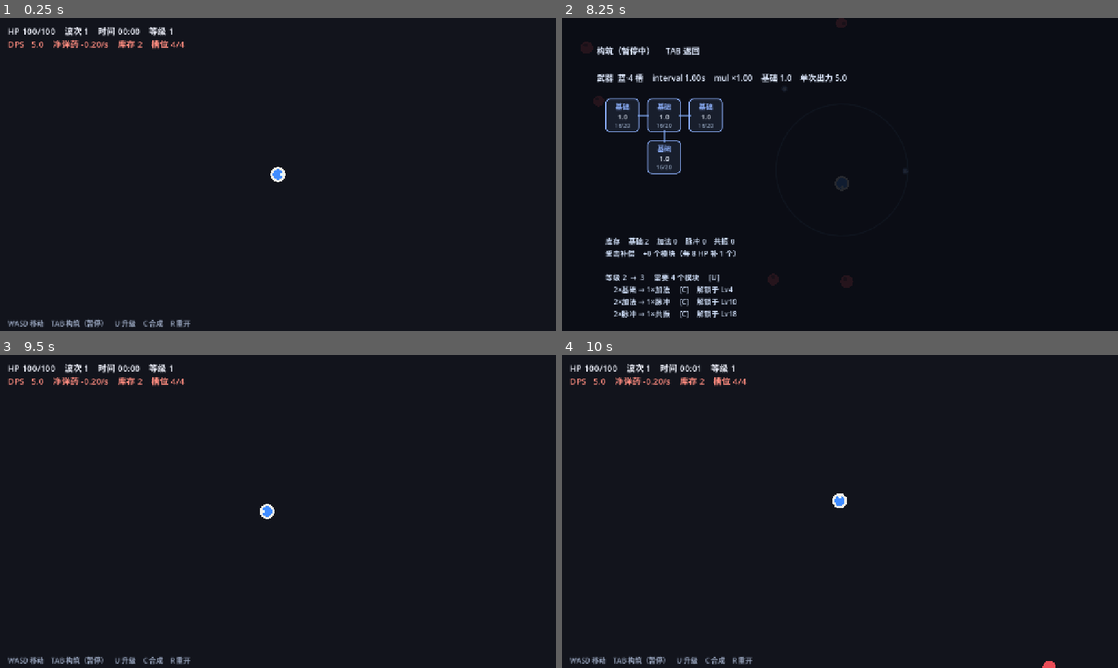
Above: before the commit, frames 1-4 (two rows, left to right).
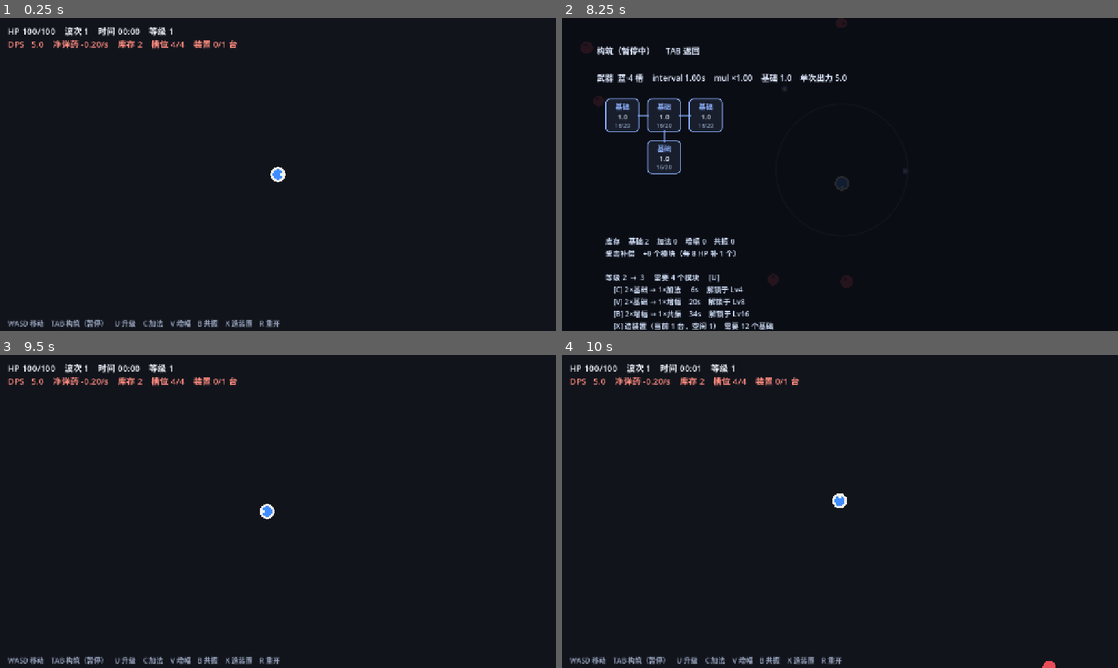
Above: after the commit, the same moments.

Repository: M1suK1/weapon-build-survivor
Game: Godot game, scene res://scenes/main.tscn
The game is run twice, just before and just after one commit, with the same random seed, the same clock (stepped at 60 frames per second) and the same inputs.
Inputs:
- Up to frame 1 (0.25 s): no input
- Up to frame 2 (8.25 s): tap Enter at 0.5 s; hold D 0.53-1.28 s; tap V at 0.6, 3.8, 4.35, 7.55 s; tap B at 0.8, 1.35, 4.55, 5.1 s; tap Space at 1.25 s; hold S 1.28-2.03 s; tap X at 1.55, 2.1, 5.3, 5.85 s; hold D 2.03-2.78 s; tap C at 2.3, 2.85, 6.05, 6.6 s; hold W 2.78-3.53 s; tap U at 3.05, 3.6, 6.8, 7.35 s; hold A 3.53-5.03 s; hold S 5.03-5.78 s; hold D 5.78-6.53 s; hold W 6.53-7.28 s; hold D 7.28-8.03 s; hold S from 8.03 s (still down); tap Tab at 8.1 s
- Up to frame 3 (9.5 s): tap B at 8.3 s; release S at 8.78 s; hold A from 8.78 s (still down); tap R at 8.85 s; tap X at 9.05 s
- Up to frame 4 (10 s): tap Enter at 9.5 s; release A at 9.53 s; hold W from 9.53 s (still down); tap V at 9.6 s; tap C at 9.8 s

The runs differ from the first frame. In frame 1, 0.4% of the frame differs, in the area x 26-51%, y 7-99%; in frame 2, 1.6%, in the area x 9-38%, y 70-100%; in frame 3, 0.4%; in frame 4, 0.4%.

Commit message:
feat: 合成装置——可反复制造，每台提供 1 个并行合成位

Diff:
--- a/scripts/game.gd
+++ b/scripts/game.gd
@@ -1,18 +1,28 @@
 extends Node2D
 ## 主控制器：刷怪、开火、掉落、构筑、HUD。
 
+## 模块表。tier 1 基础 / 2 加法 / 3 增幅（与加法同级，靠合成时间区分）/ 4 共振
+## 增幅自身不出力（rate 0），每次开火把 boost 加到相邻模块的最终输出上
 const TIERS := {
 	1: {"rate": 1.0, "uses": 20.0, "name": "基础", "color": Color(0.56, 0.70, 1.0)},
 	2: {"rate": 3.0, "uses": 24.0, "name": "加法", "color": Color(0.49, 0.94, 0.66)},
-	3: {"rate": 9.0, "uses": 28.0, "name": "脉冲", "color": Color(0.36, 0.88, 0.82)},
+	3: {"rate": 0.0, "uses": 60.0, "name": "增幅", "color": Color(0.36, 0.88, 0.82), "boost": 5.0},
 	4: {"rate": 27.0, "uses": 34.0, "name": "共振", "color": Color(1.0, 0.56, 0.64)},
 }
 
-## 脉冲：自身不产出，每 PULSE_SEC 把「自身基础值」加到相邻的主动模块上（叠加，见 PULSE_STACK_MAX）
-const PULSE_SEC := 3.0
-const PULSE_STACK_MAX := 9.0
-
-const CRAFT_UNLOCK := {2: 4, 3: 10, 4: 18}
+## 配方：产物阶 → 原料阶 + 耗时。加法与增幅吃一样的 2 个基础，只用时间区分（6s vs 20s）
+const RECIPES := {
+	2: {"from": 1, "time": 6.0},
+	3: {"from": 1, "time": 20.0},
+	4: {"from": 3, "time": 34.0},
+}
+const CRAFT_UNLOCK := {2: 4, 3: 8, 4: 16}
+
+## 合成装置：每台 = 1 个并行合成位。可反复制造，材料堆积就多做几台（变相缩短合成时间）。
+## 开局免费 1 台，第 n 台的价钱 = 12 × 1.7^(n-2) 个基础模块，上限 8 台。
+const DEVICE_COST_BASE := 12
+const DEVICE_COST_GROWTH := 1.7
+const DEVICE_MAX := 8
 
 ## 武器品质 = 电路板布局（槽位数量 + 连接方式）。
 ## 相邻 = 网格曼哈顿距离 1，所以直线是链、T/十字/双排会在中间形成枢纽。
@@ -71,6 +81,10 @@
 var flash: ColorRect
 var flash_t := 0.0
 var pulse_t := 0.0
+
+# --- 合成：每台装置一个并行位，装置可反复买（材料堆积就多做几台） ---
+var devices: Array = []  # [{"kind": int, "left": float, "total": float}]，kind=0 表示空闲
+var craft_seq := 0
 
 # --- 无头自动对战（平衡验证用）：godot --headless -- playtest bot pt=1200 ---
 var playtest := false
@@ -133,13 +147,50 @@
 	for i in weapon.slots.size():
 		weapon.slots[i] = _new_module(1)
 	inventory[1] = 2
+	devices.append(_new_device())
 	_make_player()
 	_make_hud()
 	_refresh_hud()
 
 
 func _new_module(tier: int) -> Dictionary:
-	return {"tier": tier, "left": float(TIERS[tier].uses), "bonus": 0.0, "tick": 0.0}
+	return {"tier": tier, "left": float(TIERS[tier].uses)}
+
+
+func _new_device() -> Dictionary:
+	return {"kind": 0, "left": 0.0, "total": 0.0}
+
+
+## 第 (n+1) 台装置的价格：开局那台免费，第 2 台 12、第 3 台 20、第 4 台 35 ……
+func device_cost() -> int:
+	return int(round(DEVICE_COST_BASE * pow(DEVICE_COST_GROWTH, maxf(0.0, devices.size() - 1.0))))
+
+
+func _idle_device() -> int:
+	for i in devices.size():
+		if int(devices[i]["kind"]) == 0:
+			return i
+	return -1
+
+
+func _busy_devices() -> int:
+	var n := 0
+	for d in devices:
+		if int(d["kind"]) != 0:
+			n += 1
+	return n
+
+
+## 用基础模块造一台新装置（材料堆积时的唯一出口）
+func buy_device() -> bool:
+	if devices.size() >= DEVICE_MAX:
+		return false
+	var cost := device_cost()
+	if inventory[1] < cost:
+		return false
+	inventory[1] -= cost
+	devices.append(_new_device())
+	return true
 
 
 func _make_player() -> void:
@@ -173,7 +224,7 @@
 	hud_status = _label(layer, Vector2(18, 14), 20, Color(0.95, 0.96, 1.0))
 	hud_ammo = _label(layer, Vector2(18, 44), 20, Color(0.7, 0.95, 0.85))
 	hud_tip = _label(layer, Vector2(18, 690), 16, Color(0.6, 0.65, 0.75))
-	hud_tip.text = "WASD 移动    TAB 构筑（暂停）    U 升级    C 合成    R 重开"
+	hud_tip.text = "WASD 移动    TAB 构筑（暂停）    U 升级    C 加法    V 增幅    B 共振    X 造装置    R 重开"
 
 	build_root = Control.new()
 	build_root.set_anchors_preset(Control.PRESET_FULL_RECT)
@@ -219,8 +270,17 @@
 		if try_level():
 			_pass()
 	elif k == KEY_C:
-		try_craft()
+		try_craft(2)
 		_pass()
+	elif k == KEY_V:
+		try_craft(3)
+		_pass()
+	elif k == KEY_B:
+		try_craft(4)
+		_pass()
+	elif k == KEY_X:
+		if buy_device():
+			_pass()
 	elif k == KEY_R:
 		get_tree().paused = false
 		get_tree().reload_current_scene()
@@ -274,9 +334,10 @@
 		return
 	elapsed += delta
 	wave = int(elapsed / WAVE_SEC) + 1
-	_ensure_weapon()
+	if not boardtest:
+		_ensure_weapon()
 	_spawn(delta)
-	_pulse_tick(delta)
+	_craft_tick(delta)
 	_fire(delta)
 	_contact(delta)
 	_hud_tick(delta)
@@ -288,26 +349,24 @@
 		_boardtest(delta)
 
 
-## 电路板规则自检：固定摆一块已知的板，验证脉冲是否真的把基础值加给邻居
+## 电路板规则自检：金 6 槽 2×3 密堆，摆下共振×2 / 增幅 / 加法 / 基础×2
+## 期望：out = [40.5, 45.5, 0, 1, 5, 6]  power = 100.0
 func _boardtest(delta: float) -> void:
 	if not bt_set:
 		bt_set = true
+		_set_quality(5)
 		weapon.interval = 1.0 if demo_board else 999.0  # 自检时不开火，排除弹药消耗的干扰
-		weapon.base = 1.0
-		weapon.slots[0] = _new_module(2)  # 加法
-		weapon.slots[1] = _new_module(3)  # 脉冲（与加法相邻）
-		weapon.slots[2] = _new_module(1)  # 基础（与脉冲相邻）
-		weapon.slots[3] = _new_module(1)  # 基础（只与加法相邻）
+		weapon.slots[0] = _new_module(4)  # 共振（邻 1 共振、3 基础）
+		weapon.slots[1] = _new_module(4)  # 共振（邻 0 共振、2 增幅、4 加法）
+		weapon.slots[2] = _new_module(3)  # 增幅（邻 1、5）
+		weapon.slots[3] = _new_module(1)  # 基础（邻 0、4）
+		weapon.slots[4] = _new_module(2)  # 加法（邻 1、3、5）
+		weapon.slots[5] = _new_module(1)  # 基础（邻 2、4）
 		print("BOARD set  out=", _slot_out(), " power=", _shot_power())
 	bt_print += delta
 	if bt_print >= 0.5:
 		bt_print = 0.0
-		var out := _slot_out()
-		print("t=%4.1f  out=%s  power=%5.1f  bonus=[%.1f, %.1f, %.1f, %.1f]" % [
-			elapsed, str(out), _shot_power(),
-			float(weapon.slots[0].bonus), float(weapon.slots[1].bonus),
-			float(weapon.slots[2].bonus), float(weapon.slots[3].bonus),
-		])
+		print("t=%4.1f  out=%s  power=%5.1f" % [elapsed, str(_slot_out()), _shot_power()])
 	if elapsed > 10.0 and shot_path == "":
 		get_tree().quit()
 
@@ -323,18 +382,24 @@
 		get_tree().quit()
 
 
-## 简化版「玩家」：每 3 次决策里有一次优先升级（解锁配方），其余优先合成（直接提升出力）
+## 简化版「玩家」：优先把空闲装置填满（合成是唯一把材料变成出力的手段），
+## 装置全忙且基础模块堆积时再造一台（变相缩短合成时间），每 3 次决策升一次级。
 func _bot_step(delta: float) -> void:
 	bot_t += delta
 	if bot_t < 0.5:
 		return
 	bot_t = 0.0
 	bot_ticks += 1
-	if bot_ticks % 3 == 0 and try_level():
-		return
-	if try_craft():
-		return
-	try_level()
+	if bot_ticks % 3 == 0:
+		try_level()
+	var guard := 0
+	while guard < 4 and try_craft():
+		guard += 1
+	if _busy_devices() >= devices.size() and devices.size() < DEVICE_MAX:
+		if inventory[1] >= device_cost() * 2:
+			buy_device()
+	if bot_ticks % 3 != 0:
+		try_level()
 
 
 func _pt_log() -> void:
@@ -342,10 +407,10 @@
 	var comp := ""
 	for m in weapon.slots:
 		comp += "." if m == null else str(int(m.tier))
-	print("t=%3d w=%2d hp=%3d dps=%5.1f need=%5.1f drop=%.2f burn=%.2f lvl=%2d slot=%d/%d [%s] kills=%d" % [
+	print("t=%3d w=%2d hp=%3d dps=%5.1f need=%5.1f drop=%.2f burn=%.2f lvl=%2d slot=%d/%d dev=%d/%d [%s] kills=%d" % [
 		int(pt_t), wave, int(maxf(hp, 0.0)), cur_dps(), need,
-		cur_drop(), cur_burn(), level, _count_filled(), weapon.slots.size(), comp,
-		kills_total,
+		cur_drop(), cur_burn(), level, _count_filled(), weapon.slots.size(),
+		_busy_devices(), devices.size(), comp, kills_total,
 	])
 
 
@@ -415,19 +480,16 @@
 	return out
 
 
-## 每个槽位这次的「出力」。镜像是对邻居读数再算一份，不做连锁传播（否则指数爆炸）。
+## 每个槽位这次的「出力」。
+## 顺序：共振（读 base）→ 加法镜像（读 eff，不连锁）→ 增幅（加到最终 out，不回流）
 func _slot_out() -> Array:
-	# 基础值 = 阶级固有值 + 脉冲累加进来的加成（bonus 视作该模块自身基础值的一部分）
 	var base: Array = []
 	base.resize(weapon.slots.size())
 	for i in weapon.slots.size():
 		var m = weapon.slots[i]
-		if m == null:
-			base[i] = 0.0
-		else:
-			base[i] = float(TIERS[int(m.tier)].rate) + float(m.get("bonus", 0.0))
+		base[i] = 0.0 if m == null else float(TIERS[int(m.tier)].rate)
 	var eff := base.duplicate()
-	# 共振：相邻同名（同阶）模块 +50%
+	# 共振：相邻同阶（T4）模块 +50% 基础值
 	for i in weapon.slots.size():
 		var m = weapon.slots[i]
 		if m == null or int(m.tier) != 4:
@@ -444,13 +506,20 @@
 			continue
 		var v: float = eff[i]
 		var t := int(m.tier)
-		if t == 2:  # 加法：镜像相邻的低阶模块
+		if t == 2:  # 加法：镜像相邻的低阶（基础）模块
 			for j in _neighbors(i):
 				if weapon.slots[j] != null and int(weapon.slots[j].tier) < t:
 					v += float(eff[j])
-		elif t == 3:
-			v = 0.0  # 脉冲：自身不产出，值全部给相邻主动模块
 		out[i] = v
+	# 增幅：自身 0 出力，每次开火把 boost 加到相邻模块的最终输出上（不回流给别的增幅）
+	for i in weapon.slots.size():
+		var m = weapon.slots[i]
+		if m == null or int(m.tier) != 3:
+			continue
+		var b := float(TIERS[3].boost)
+		for j in _neighbors(i):
+			if weapon.slots[j] != null and int(weapon.slots[j].tier) != 3:
+				out[j] = float(out[j]) + b
 	return out
 
 
@@ -461,22 +530,19 @@
 	return total * weapon.mul
 
 
-## 脉冲模块：每 PULSE_SEC 把自己的基础值加到相邻的「主动模块」上（叠加，封顶 PULSE_STACK_MAX 层）
-func _pulse_tick(delta: float) -> void:
-	var step := float(TIERS[3].rate)
-	for i in weapon.slots.size():
-		var m = weapon.slots[i]
-		if m == null or int(m.tier) != 3:
-			continue
-		m.tick = float(m.tick) + delta
-		while float(m.tick) >= PULSE_SEC:
-			m.tick = float(m.tick) - PULSE_SEC
-			for j in _neighbors(i):
-				var n = weapon.slots[j]
-				if n == null or int(n.tier) == 3:
-					continue
-				if float(n.bonus) + step <= step * PULSE_STACK_MAX + 0.001:
-					n.bonus = float(n.bonus) + step
+## 合成计时：每台装置各自倒计时，到点后产物进电路板
+## （满了会按整板出力决定换不换，换不动就进库存）
+func _craft_tick(delta: float) -> void:
+	for d in devices:
+		if int(d["kind"]) == 0:
+			continue
+		d["left"] = float(d["left"]) - delta
+		if float(d["left"]) > 0.0:
+			continue
+		var k: int = int(d["kind"])
+		d["kind"] = 0
+		d["left"] = 0.0
+		_install(k)
 
 
 func _spawn(delta: float) -> void:
@@ -517,7 +583,7 @@
 			weapon.slots[i] = null
 	if dmg <= 0.0:
 		return
-	# 脉冲：射程内全部敌人吃满这次伤害（单目标 1 发/秒 追不上海量刷怪）
+	# 开火脉冲：射程内全部敌人吃满这次伤害（单目标 1 发/秒 追不上海量刷怪）
 	for e in get_tree().get_nodes_in_group("enemy"):
 		if not is_instance_valid(e):
 			continue
@@ -598,7 +664,7 @@
 			_spawn_pickup(player.position + Vector2.from_angle(rng.randf() * TAU) * rng.randf_range(38.0, 58.0), t)
 
 
-## 补偿只给「能产出的」模块：脉冲自身 0 出力，当补偿发等于发了个空槽
+## 补偿只给「能产出的」模块：增幅自身 0 出力，当补偿发等于发了个空槽
 func _damage_reward_tier() -> int:
 	if wave >= 12:
 		return 2
@@ -690,15 +756,6 @@
 		left -= 1
 
 
-## 主动模块 = 自己会产出数值的模块（脉冲靠邻居吃饭，不算）
-func _count_active() -> int:
-	var n := 0
-	for m in weapon.slots:
-		if m != null and int(m.tier) != 3:
-			n += 1
-	return n
-
-
 ## 整板出力（不含武器基础值，只用于互相比较）
 func _board_total() -> float:
 	var s := 0.0
@@ -713,59 +770,25 @@
 ## 旧规则是「替换最低阶」，结果会把喂加法的 T1 全换掉，最后板上全是互相吃不到的加法。
 func _install(t: int) -> void:
 	var n: int = weapon.slots.size()
-	if t != 3:
-		for i in n:
-			if weapon.slots[i] == null:
-				weapon.slots[i] = _new_module(t)
-				return
-	# 脉冲自身不产出 → 不占空槽，必须有 ≥2 个主动邻居，且不能把最后一个主动模块换掉
-	if t == 3:
-		if _count_active() < 2:
-			inventory[t] += 1
+	for i in n:
+		if weapon.slots[i] == null:
+			weapon.slots[i] = _new_module(t)
 			return
-		var out := _slot_out()
-		var best := -1
-		var best_fed := 1
-		var best_own := 1e18
-		for i in n:
-			var m = weapon.slots[i]
-			if m == null or int(m.tier) == 3:
-				continue
-			# 只换「本身就没什么产出」的格子（T1 或吃不到料的加法），
-			# 别把板上的主力换成 3 秒不产出的脉冲
-			if float(out[i]) > 4.0:
-				continue
-			var fed := 0
-			for j in _neighbors(i):
-				var nb = weapon.slots[j]
-				if nb != null and int(nb.tier) != 3:
-					fed += 1
-			if fed < 2:
-				continue
-			if fed > best_fed or (fed == best_fed and float(out[i]) < best_own):
-				best_fed = fed
-				best_own = float(out[i])
-				best = i
-		if best >= 0:
-			weapon.slots[best] = _new_module(3)
-			return
-		inventory[3] += 1
-		return
 	var now := _board_total()
-	var best2 := -1
+	var best := -1
 	var best_v := now + 0.001
 	for i in n:
 		var m = weapon.slots[i]
-		if m == null or _count_active() <= 1:
+		if m == null:
 			continue
 		weapon.slots[i] = _new_module(t)
 		var v := _board_total()
 		weapon.slots[i] = m
 		if v > best_v:
 			best_v = v
-			best2 = i
-	if best2 >= 0:
-		weapon.slots[best2] = _new_module(t)
+			best = i
+	if best >= 0:
+		weapon.slots[best] = _new_module(t)
 		return
 	inventory[t] += 1
 
@@ -792,21 +815,42 @@
 	return true
 
 
-## 合成吃「库存」（槽位是工作区，绝不能被合成顺手拆掉）：
-## 2 个同阶库存模块 → 1 个高阶模块，直接换下电路板上最弱的那颗
-func try_craft() -> bool:
-	for t in [4, 3, 2]:
-		if level < int(CRAFT_UNLOCK[t]):
-			continue
-		if inventory[t - 1] >= 2:
-			inventory[t - 1] -= 2
-			if t == 3:
-				# 脉冲自身 0 出力：先存库存，凑够 2 个直接合成共振，别白占电路板的输出位
-				inventory[3] += 1
-			else:
-				_install(t)
-			return true
-	return false
+## 合成吃「库存」（槽位是工作区，绝不能被合成顺手拆掉）。
+## 有空闲装置才能开工，产物在 _craft_tick 到点后进板子。
+## kind = 0 表示自动选：先共振（最值钱），再加法（便宜），攒够余量才做增幅。
+func try_craft(kind: int = 0) -> bool:
+	var slot := _idle_device()
+	if slot < 0:
+		return false
+	if kind == 0:
+		kind = _auto_recipe()
+	if kind == 0:
+		return false
+	if not RECIPES.has(kind):
+		return false
+	if level < int(CRAFT_UNLOCK[kind]):
+		return false
+	var src := int(RECIPES[kind]["from"])
+	if inventory[src] < 2:
+		return false
+	inventory[src] -= 2
+	var t := float(RECIPES[kind]["time"])
+	devices[slot]["kind"] = kind
+	devices[slot]["total"] = t
+	devices[slot]["left"] = t
+	return true
+
+
+func _auto_recipe() -> int:
+	if level >= int(CRAFT_UNLOCK[4]) and inventory[3] >= 2:
+		return 4
+	if level < int(CRAFT_UNLOCK[2]) or inventory[1] < 2:
+		return 0
+	if level >= int(CRAFT_UNLOCK[3]) and inventory[1] >= 3:
+		craft_seq += 1
+		if craft_seq % 3 == 0:
+			return 3
+	return 2
 
 
 func add_module(tier: int) -> void:
@@ -851,6 +895,7 @@
 	]
 	if _count_filled() == 0:
 		hud_ammo.text += "    模块耗尽 · 仅基础 %.1f" % float(weapon.base)
+	hud_ammo.text += "    装置 %d/%d 台" % [_busy_devices(), devices.size()]
 	hud_ammo.add_theme_color_override("font_color",
 		Color(0.7, 0.95, 0.85) if net >= 0.0 else Color(1.0, 0.55, 0.5))
 
@@ -877,7 +922,7 @@
 	build_text.text = "\n".join(lines)
 
 	var info: Array = []
-	info.append("库存    基础 %d    加法 %d    脉冲 %d    共振 %d" % [
+	info.append("库存    基础 %d    加法 %d    增幅 %d    共振 %d" % [
 		inventory[1], inventory[2], inventory[3], inventory[4]
 	])
 	info.append("受击补偿    +%d 个模块（每 %d HP 补 1 个）" % [
@@ -887,11 +932,33 @@
 	info.append("等级 %d  →  %d     需要 %d 个模块     [U]" % [
 		level, level + 1, level_cost()
 	])
+	var keys := {2: "C", 3: "V", 4: "B"}
+	var idle := _idle_device()
 	for t in [2, 3, 4]:
+		var src := int(RECIPES[t]["from"])
 		var state := "解锁于 Lv%d" % int(CRAFT_UNLOCK[t])
 		if level >= int(CRAFT_UNLOCK[t]):
-			state = "可合成" if inventory[t - 1] >= 2 else "需 2 个%s" % TIERS[t - 1].name
-		info.append("    2×%s → 1×%s     [C]    %s" % [TIERS[t - 1].name, TIERS[t].name, state])
+			var mine := 0
+			for d in devices:
+				if int(d["kind"]) == t:
+					mine += 1
+			if inventory[src] < 2:
+				state = "需 2 个%s" % TIERS[src].name
+			elif idle < 0:
+				state = "装置全忙"
+			elif mine > 0:
+				state = "可再开一台"
+			else:
+				state = "可合成"
+		info.append("    [%s] 2×%s → 1×%s    %2ds    %s" % [
+			keys[t], TIERS[src].name, TIERS[t].name, int(RECIPES[t]["time"]), state
+		])
+	if devices.size() < DEVICE_MAX:
+		info.append("    [X] 造装置（当前 %d 台，空闲 %d）  需要 %d 个基础" % [
+			devices.size(), devices.size() - _busy_devices(), device_cost()
+		])
+	else:
+		info.append("    [X] 装置已满（%d 台）" % devices.size())
 	info.append("")
 	info.append("净弹药 %+.2f/s     DPS %.1f" % [cur_drop() - cur_burn(), cur_dps()])
 	build_info.text = "\n".join(info)
@@ -967,16 +1034,13 @@
 		if m == null:
 			out_l.text = "—"
 		elif int(m.tier) == 3:
-			# 脉冲不产出，显示「每次加多少 × 给几个邻居」
+			# 增幅不产出，显示「每次给每个邻居加多少 × 给几个邻居」
 			var fed := 0
 			for j in _neighbors(i):
-				var n = weapon.slots[j]
-				if n != null and int(n.tier) != 3:
+				var nb = weapon.slots[j]
+				if nb != null and int(nb.tier) != 3:
 					fed += 1
-			out_l.text = "→%.0f×%d" % [float(TIERS[3].rate), fed]
-		elif float(m.bonus) > 0.5:
-			# 拆开显示：自身基础值 + 脉冲喂进来的加成
-			out_l.text = "%.0f+%.0f" % [float(out[i]) - float(m.bonus), float(m.bonus)]
+			out_l.text = "→%.0f×%d" % [float(TIERS[3].boost), fed]
 		else:
 			out_l.text = "%.1f" % float(out[i])
 		panel.add_child(out_l)
@@ -989,17 +1053,3 @@
 		use_l.add_theme_color_override("font_color", Color(0.55, 0.62, 0.72))
 		use_l.text = "" if m == null else "%d/%d" % [int(m.left), int(TIERS[int(m.tier)].uses)]
 		panel.add_child(use_l)
-
-		# 脉冲充能条：脉冲自己显示本次脉冲的倒计时，其它模块显示已累计的加成进度
-		if m != null:
-			var ratio := 0.0
-			if int(m.tier) == 3:
-				ratio = clampf(float(m.tick) / PULSE_SEC, 0.0, 1.0)
-			else:
-				ratio = clampf(float(m.bonus) / (float(TIERS[3].rate) * PULSE_STACK_MAX), 0.0, 1.0)
-			if ratio > 0.0:
-				var bar := ColorRect.new()
-				bar.color = Color(0.36, 0.88, 0.82, 0.9)
-				bar.position = Vector2(9, cell - 7)
-				bar.size = Vector2((cell - 18) * ratio, 3.0)
-				panel.add_child(bar)
